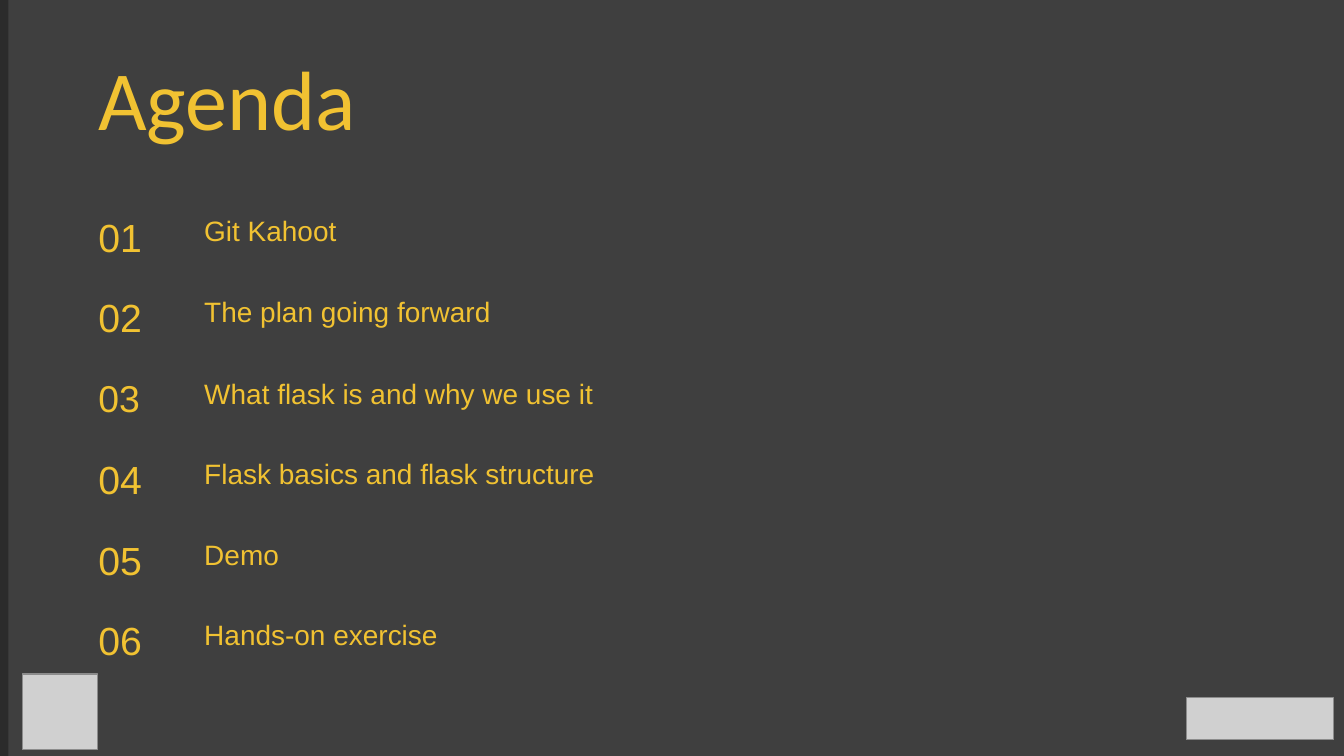
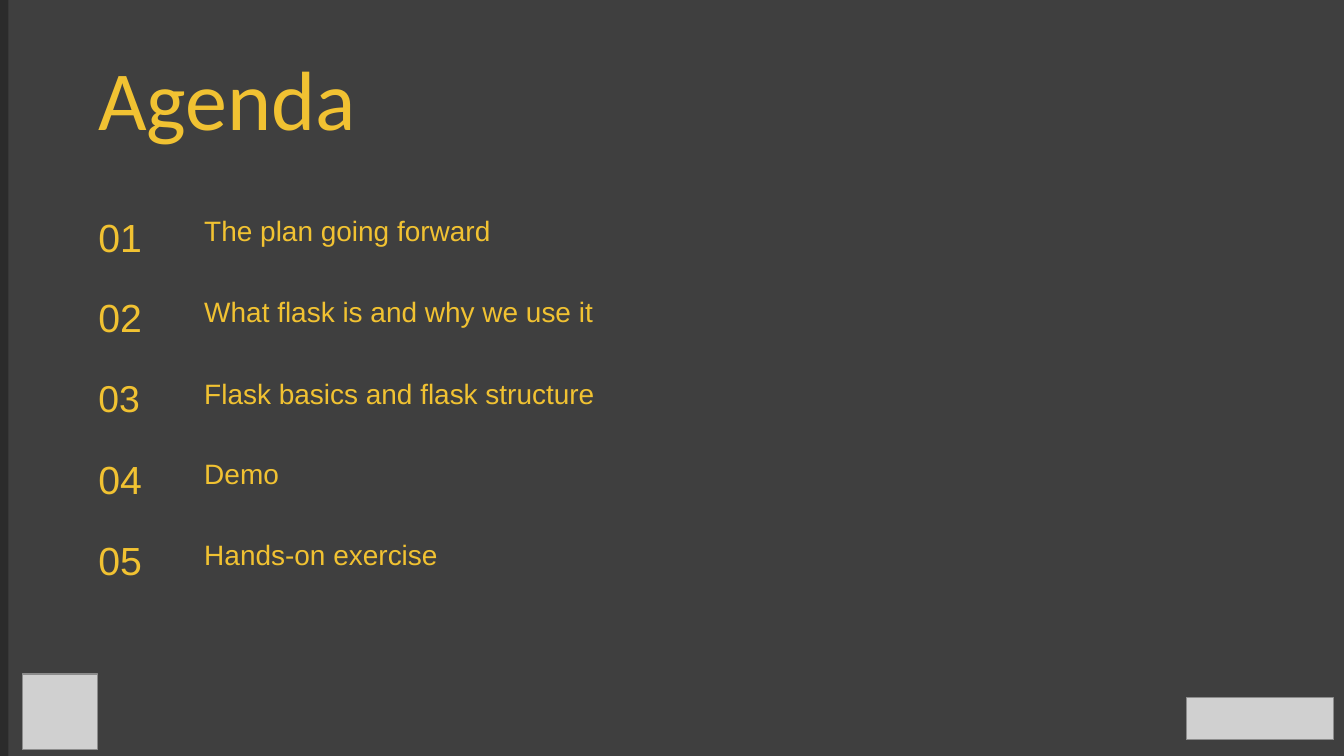
Before and after one commit to AmundJorgensen00/Practice-Flask-2.0, a slide deck: slide 3 of Introduction_to_Flask_EN.pptx. Drawn at 1344x756 pixels with LibreOffice and Linux fonts; fonts in the diff are those of the drawing; grey boxes stand for pictures; background and template pictures are left out; a plain dark background stands for a picture behind light text. Boxes give left, top, right and bottom in pixels: in the first picture for what was removed or moved away, otherwise in the second. Text is boxed around its words. In the diff, an @@ line names an element or a change of style, - is before the commit and + after.

```diff
--- a/Introduction_to_Flask_EN.pptx
+++ b/Introduction_to_Flask_EN.pptx
@@ table at box(85, 203, 1230, 607) @@
-row 1: 01 | Git Kahoot
-row 2: 02 | The plan going forward
-row 3: 03 | What flask is and why we use it
-row 4: 04 | Flask basics and flask structure
-row 5: 05 | Demo
-row 6: 06 | Hands-on exercise
+row 1: 01 | The plan going forward
+row 2: 02 | What flask is and why we use it
+row 3: 03 | Flask basics and flask structure
+row 4: 04 | Demo
+row 5: 05 | Hands-on exercise
```
Also in this commit, not shown: 3 other slides changed.
